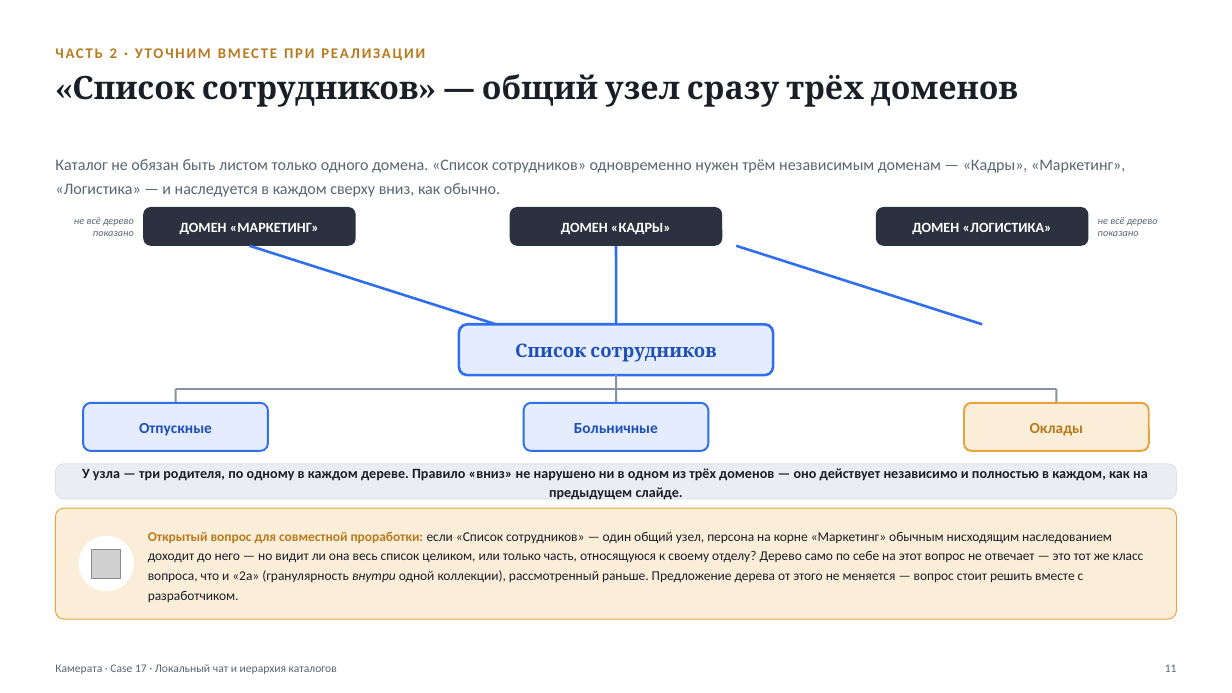
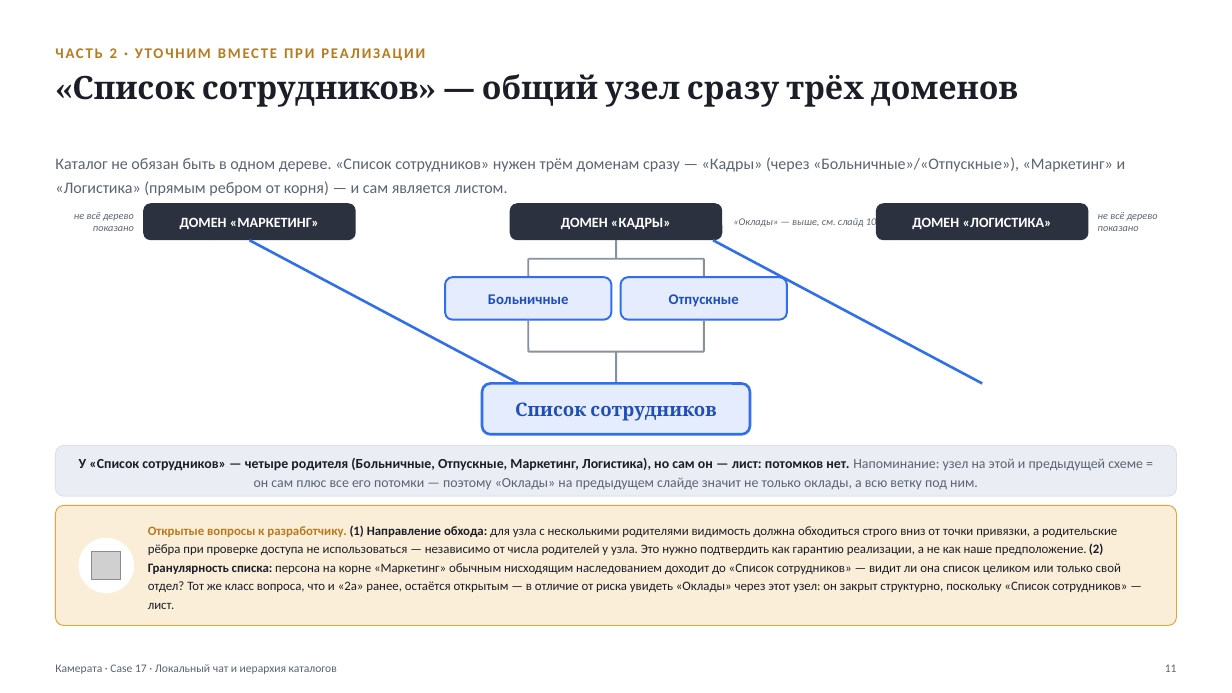
Before and after one commit to vladilslavandrosov-prog/job-RAG, a slide deck: slide 11 of docs/presentations/case-17-lokalny-chat-i-ierarhiya-katalogov.pptx. Drawn at 1232x693 pixels with LibreOffice and Linux fonts; fonts in the diff are those of the drawing; grey boxes stand for pictures. Boxes give left, top, right and bottom in pixels: in the first picture for what was removed or moved away, otherwise in the second. Text is boxed around its words. In the diff, an @@ line names an element or a change of style, - is before the commit and + after.

```diff
--- a/docs/presentations/case-17-lokalny-chat-i-ierarhiya-katalogov.pptx
+++ b/docs/presentations/case-17-lokalny-chat-i-ierarhiya-katalogov.pptx
@@ text at [55,157,1126,196]: text changed @@
-Каталог не обязан быть листом только одного домена. «Список сотрудников» одновременно нужен трём независимым доменам — «Кадры», «Маркетинг», «Логистика» — и наследуется в каждом сверху вниз, как обычно.
+Каталог не обязан быть в одном дереве. «Список сотрудников» нужен трём доменам сразу — «Кадры» (через «Больничные»/«Отпускные»), «Маркетинг» и «Логистика» (прямым ребром от корня) — и сам является листом.
@@ 5 texts, 3 rounded rectangles: place and size @@
-5 texts, 3 rounded rectangles at [74,207,1158,246]
+5 texts, 3 rounded rectangles at [74,203,1158,240]
@@ text added at [733,218,876,227], 8 pt, text #5B6472, italic @@
+«Оклады» — выше, см. слайд 10
@@ line moved from (250, 246) - (496, 324) to (250, 240) - (519, 384) @@
@@ line added from (529, 259) to (704, 259), #8891A0 1.5 pt @@
@@ line added from (529, 259) to (529, 277), #8891A0 1.5 pt @@
@@ line moved from (616, 389) - (616, 403) to (616, 240) - (616, 259) @@
@@ line removed from (616, 246) to (616, 324) @@
@@ line added from (704, 259) to (704, 277), #8891A0 1.5 pt @@
@@ line moved from (737, 246) - (982, 324) to (714, 240) - (982, 384) @@
@@ text "Больничные" at [488,294,569,304]: size 12 to 11.5 pt @@
@@ text "Больничные": place and size @@
-text "Больничные" at [574,423,658,433]
+text "Больничные" at [488,294,569,304]
@@ rounded rectangle: place and size @@
-rounded rectangle at [83,403,268,451]
+rounded rectangle at [445,277,612,320]
@@ proportions changed in 7 elements at [55,506,1177,626], [143,203,356,240], [510,203,723,240], [876,203,1089,240], [55,445,1177,496], [445,277,612,320], [621,277,787,320] @@
@@ text "Отпускные": place and size @@
-text "Отпускные" at [139,423,212,436]
+text "Отпускные" at [669,294,739,307]
@@ text "Отпускные" at [669,294,739,307]: size 12 to 11.5 pt @@
@@ rounded rectangle: place and size @@
-rounded rectangle at [524,403,709,451]
+rounded rectangle at [621,277,787,320]
@@ line added from (529, 320) to (529, 352), #8891A0 1.5 pt @@
@@ line added from (704, 320) to (704, 352), #8891A0 1.5 pt @@
@@ line moved from (176, 389) - (1056, 389) to (529, 352) - (704, 352) @@
@@ line moved from (616, 375) - (616, 389) to (616, 352) - (616, 384) @@
@@ line removed from (176, 389) to (176, 403) @@
@@ text "Список сотрудников": place and size @@
-text "Список сотрудников" at [515,343,716,362]
+text "Список сотрудников" at [515,402,716,421]
@@ rounded rectangle: place and size @@
-rounded rectangle at [459,324,774,375]
+rounded rectangle at [482,384,750,434]
@@ line removed from (1056, 389) to (1056, 403) @@
@@ rounded rectangle removed at [964,403,1149,451] @@
@@ rounded rectangle: place and size @@
-rounded rectangle at [55,464,1177,499]
+rounded rectangle at [55,445,1177,496]
@@ text removed at [1030,423,1084,436] @@
-Оклады
@@ text added at [79,458,1143,489], 10.8 pt, text #5B6472 @@
+У «Список сотрудников» — четыре родителя (Больничные, Отпускные, Маркетинг, Логистика), но сам он — лист: потомков нет. Напоминание: узел на этой и предыдущей схеме = он сам плюс все его потомки — поэтому «Оклады» на предыдущем слайде значит не только оклады, а всю ветку под ним.
@@ text removed at [82,468,1148,500] @@
-У узла — три родителя, по одному в каждом дереве. Правило «вниз» не нарушено ни в одном из трёх доменов — оно действует независимо и полностью в каждом, как на предыдущем слайде.
@@ rounded rectangle: place and size @@
-rounded rectangle at [55,508,1177,619]
+rounded rectangle at [55,506,1177,626]
@@ text at [148,525,1127,609]: text changed; size 10.5 to 10 pt @@
-Открытый вопрос для совместной проработки: если «Список сотрудников» — один общий узел, персона на корне «Маркетинг» обычным нисходящим наследованием доходит до него — но видит ли она весь список целиком, или только часть, относящуюся к своему отделу? Дерево само по себе на этот вопрос не отвечает — это тот же класс вопроса, что и «2a» (гранулярность внутри одной коллекции), рассмотренный раньше. Предложение дерева от этого не меняется — вопрос стоит решить вместе с разработчиком.
+Открытые вопросы к разработчику. (1) Направление обхода: для узла с несколькими родителями видимость должна обходиться строго вниз от точки привязки, а родительские рёбра при проверке доступа не использоваться — независимо от числа родителей у узла. Это нужно подтвердить как гарантию реализации, а не как наше предположение. (2) Гранулярность списка: персона на корне «Маркетинг» обычным нисходящим наследованием доходит до «Список сотрудников» — видит ли она список целиком или только свой отдел? Тот же класс вопроса, что и «2a» ранее, остаётся открытым — в отличие от риска увидеть «Оклады» через этот узел: он закрыт структурно, поскольку «Список сотрудников» — лист.
```
Also in this commit, not shown: 2 other slides changed.
